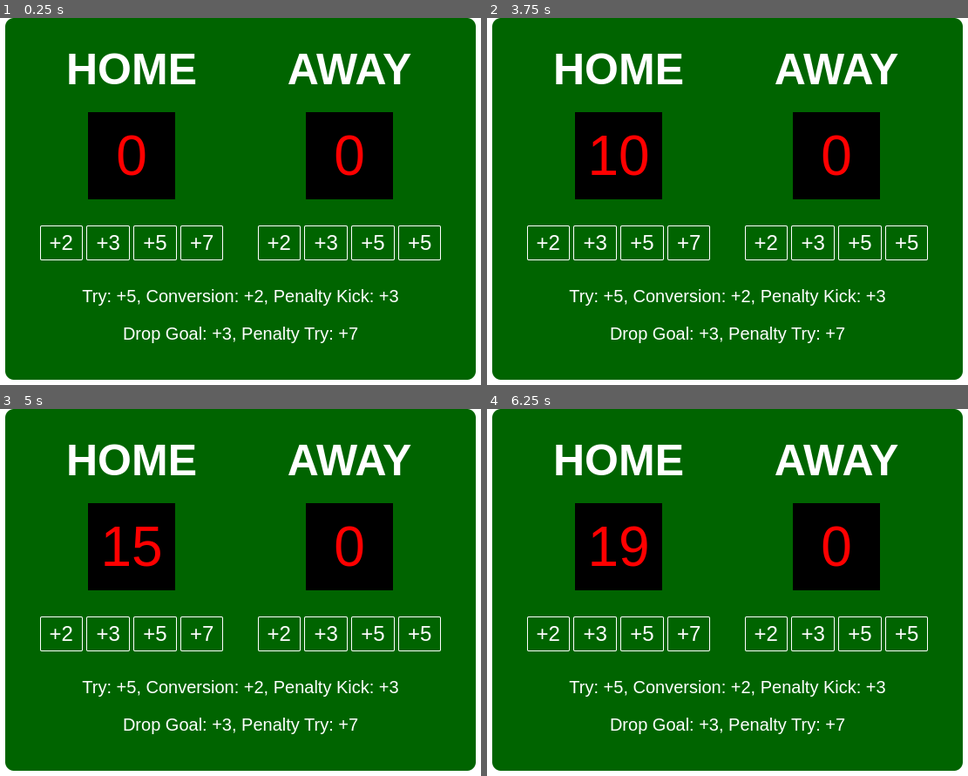
Above: before the commit, frames 1-4 (two rows, left to right).
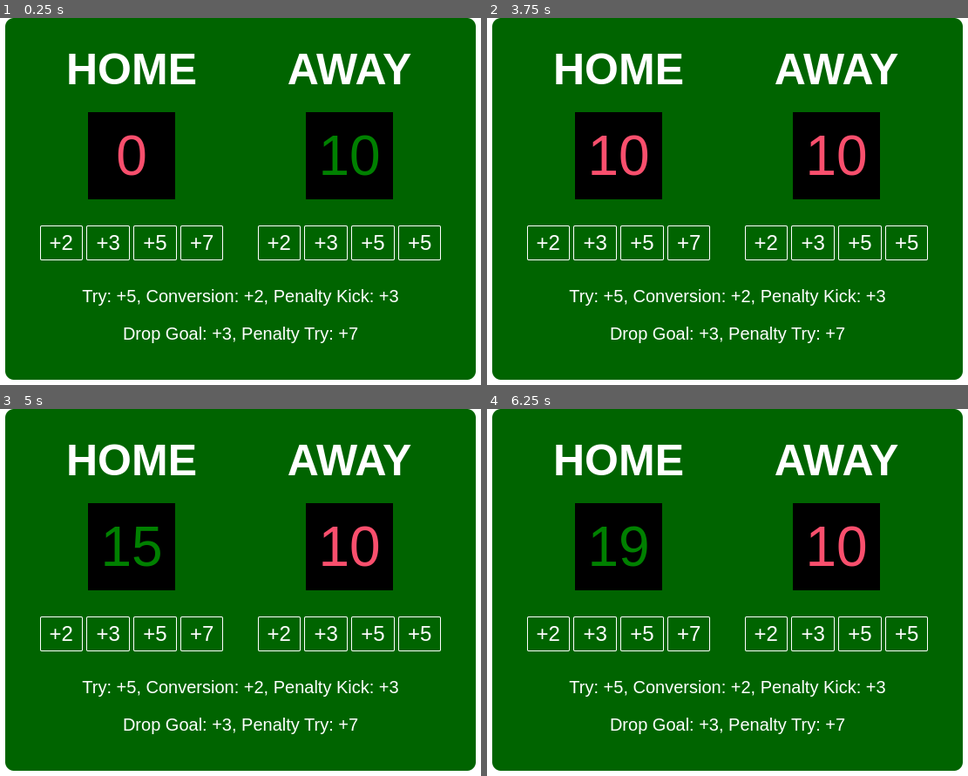
Above: after the commit, the same moments.

Repository: SteveBenton6/game-scorecard-app
Game: browser game, page index.html
The game is run twice, just before and just after one commit, with the same random seed, the same clock (stepped at 60 frames per second) and the same inputs.
Inputs:
- Up to frame 1 (0.25 s): no input
- Up to frame 2 (3.75 s): click "+3" at 1.27 s; click "+5" at 1.87 s; click "+3" at 2.47 s; click "+2" at 3.07 s; click "+7" at 3.67 s
- Up to frame 3 (5 s): click "+5" at 4.27 s; click "+5" at 4.87 s
- Up to frame 4 (6.25 s): click "+2" at 5.47 s; click "+2" at 6.07 s

The runs differ from the first frame. In frame 1, 1.0% of the frame differs, in the area x 24-79%, y 31-43%; in frame 2, 1.2%; in frame 3, 1.2%; in frame 4, 1.2%, in the area x 21-79%, y 31-43%.

Commit message:
add change score color to reflect team in lead

Diff:
--- a/script.js
+++ b/script.js
@@ -2,11 +2,18 @@
 const awayScoreEl = document.getElementById("away-score");
 
 let homeScore = 0;
-let awayScore = 0;
+let awayScore = 10;
 
 displayScore();
 
 function displayScore() {
+  homeScoreEl.style.color = "#F94F6D";
+  awayScoreEl.style.color = "#F94F6D";
+  if (homeScore > awayScore) {
+    homeScoreEl.style.color = "green";
+  } else if (awayScore > homeScore) {
+    awayScoreEl.style.color = "green";
+  }
   homeScoreEl.textContent = homeScore;
   awayScoreEl.textContent = awayScore;
 }
